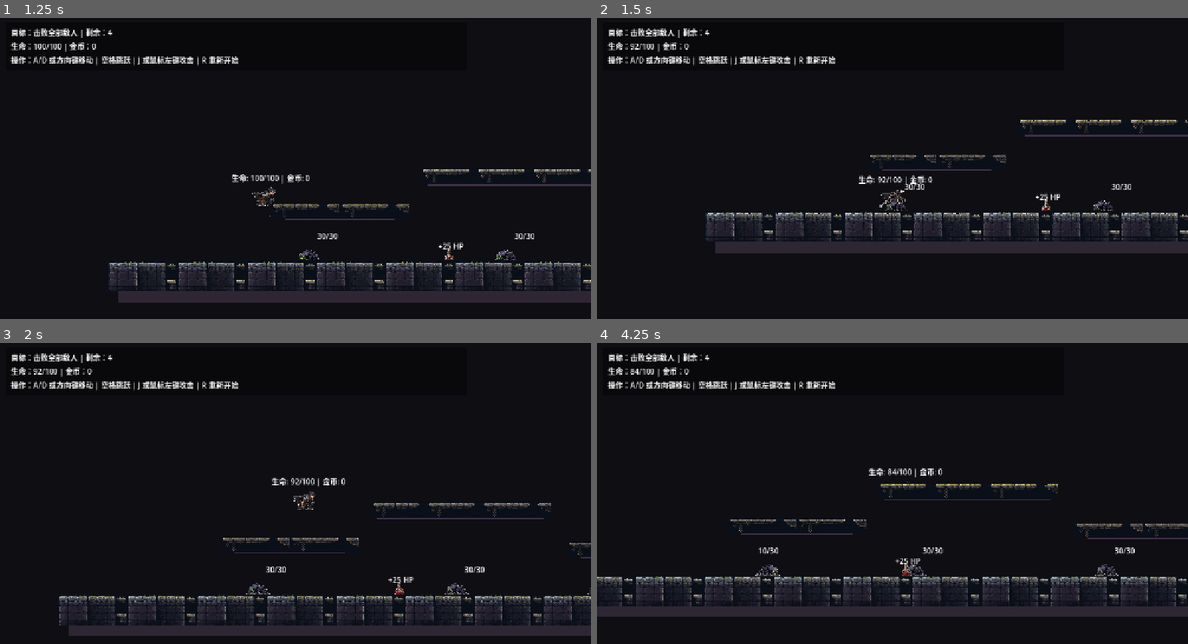
Above: before the commit, frames 1-4 (two rows, left to right).
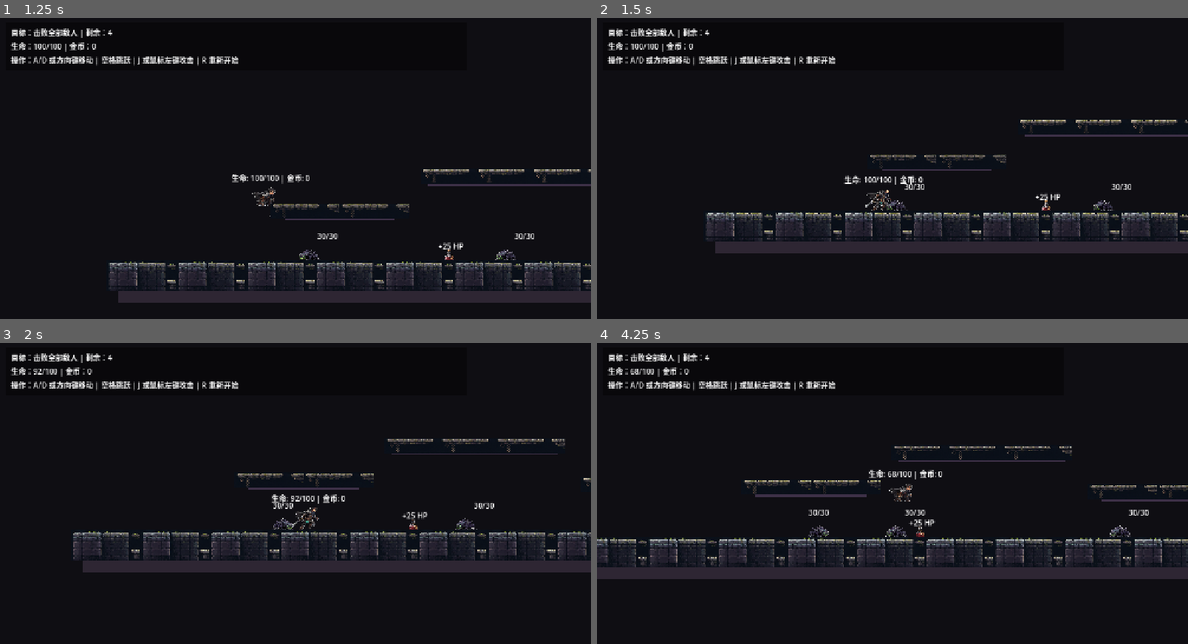
Above: after the commit, the same moments.

Repository: 98longq/relicbound
Game: Godot game, scene res://scenes/levels/test_level.tscn
Same seed, same stepped clock (60 frames per second), same inputs: the game is played once before the commit and once after it.
Inputs (mouse positions are in pixels of both pictures, inside the frame that each line leads up to):
- Up to frame 1 (1.25 s): tap Enter (ui_accept) at 0.5, 0.77 s; move the mouse to (425, 165) at 0.52 s; hold Right (ui_right) from 0.53 s (still down); hold R from 0.53 s (still down); click (425, 165) at 0.67 s
- Up to frame 2 (1.5 s): keep holding Right (ui_right); move the mouse to (774, 198) at 1.27 s; release R at 1.28 s; tap Space at 1.35 s
- Up to frame 3 (2 s): keep holding Right (ui_right); tap Enter (ui_accept) at 1.52 s
- Up to frame 4 (4.25 s): move the mouse to (951, 433) at 2.02 s; release Right (ui_right) at 2.03 s; hold Left (ui_left) 2.03-2.78 s; hold J 2.03-2.78 s; move the mouse to (862, 574) at 2.77 s; hold Right (ui_right) from 2.78 s (still down); tap R at 2.85 s; click (862, 574) at 2.92 s; tap Enter (ui_accept) at 3.02, 3.77 s; move the mouse to (1069, 556) at 3.52 s; hold Space from 3.53 s (still down)

Frame 1 is identical in both runs. In frame 2, 0.6% of the frame differs, in the area x 5-57%, y 8-64%; in frame 3, 16%; in frame 4, 18%, in the area x 0-100%, y 8-91%.

Commit message:
Correct player collision and attack masks

Diff:
--- a/scenes/player/player.tscn
+++ b/scenes/player/player.tscn
@@ -33,8 +33,8 @@
 size = Vector2(56, 40)
 
 [node name="Player" type="CharacterBody2D"]
-collision_layer = 1
-collision_mask = 1
+collision_layer = 2
+collision_mask = 9
 script = ExtResource("1_player_controller")
 idle_texture = SubResource("AtlasTexture_player_idle")
 run_texture = SubResource("AtlasTexture_player_run")
@@ -70,7 +70,7 @@
 [node name="AttackArea" type="Area2D" parent="."]
 position = Vector2(34, -28)
 collision_layer = 0
-collision_mask = 2
+collision_mask = 4
 monitoring = false
 monitorable = false
 
